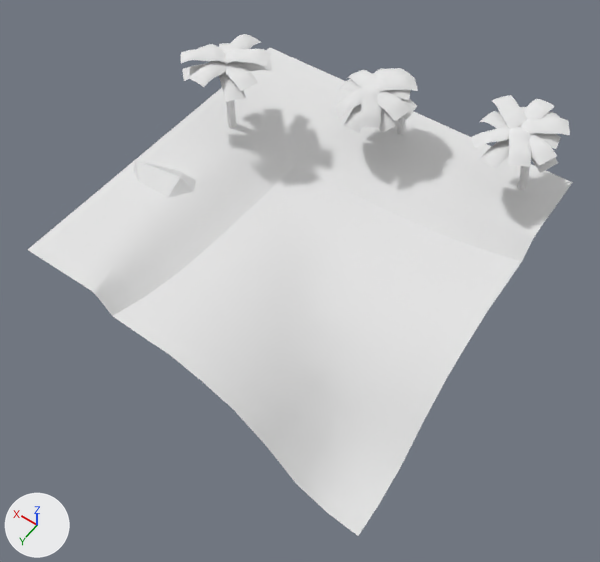
An edit to the OBJ model Project_ThirdPerson/mge_v18_student_version/assets/ThirdPerson/models/Sand_Tile_Inverse_Corner_1.obj, drawn before and after from the same camera.
The view is the same before and after, from a 50 mm camera at (-0.822, 1.19, 1.762) aimed at (-0.048, 0.107, 0.06). Every picture has the same lights, and +X, +Y and +Z are marked at lower left. Where no turn or scale is listed for an object, it has been applied to the vertices.

The first picture shows 'Sand_Tile_Inverse_Corner_1'.
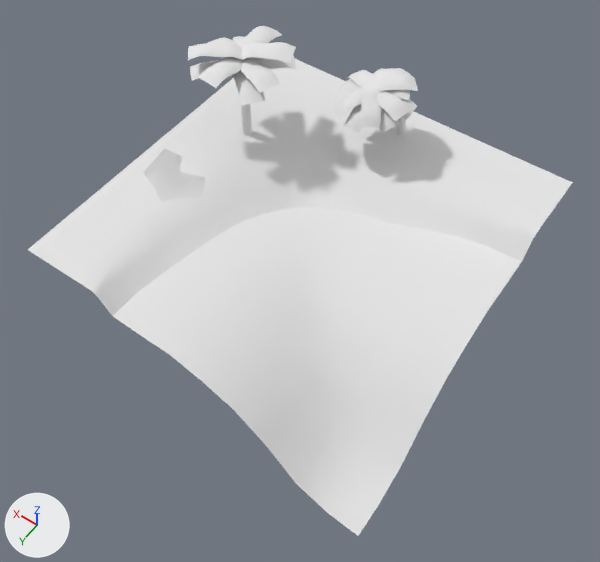
Boxes [x1, y1, x2, y2] around the edits, measured in the pictures (600 x 562 px; the box of a moved part takes in the faces that stretch with it):
'Sand_Tile_Inverse_Corner_1', reshaped: before [28, 34, 573, 536]; after [28, 26, 573, 536]
part 1 of me_sand_tile_inverse_corner_1, deleted: before [471, 95, 570, 190]
part 2 of me_sand_tile_inverse_corner_1, moved or reshaped: before [80, 34, 543, 383]; after [80, 26, 543, 383]

Diff of the bpy script that builds the scene:
```diff
--- a/Project_ThirdPerson/mge_v18_student_version/assets/ThirdPerson/models/Sand_Tile_Inverse_Corner_1.obj.py
+++ b/Project_ThirdPerson/mge_v18_student_version/assets/ThirdPerson/models/Sand_Tile_Inverse_Corner_1.obj.py
@@ me_sand_tile_inverse_corner_1 @@
 # used by ob_sand_tile_inverse_corner_1; location = (0.0, 0.0, 0.0)
-me_sand_tile_inverse_corner_1.from_pydata(...)  # 2235 vertices, 3220 faces; spans x -0.501..0.499, y -0.5..0.5, z -0.187..0.449
+me_sand_tile_inverse_corner_1.from_pydata(...)  # 1521 vertices, 2212 faces; spans x -0.501..0.499, y -0.5..0.5, z -0.187..0.486
+# me_sand_tile_inverse_corner_1 part 1: 14 loose pieces with 712 vertices, spanning x -0.483..-0.257, y -0.483..-0.249, z 0.174..0.434, are deleted
+# me_sand_tile_inverse_corner_1 part 2: 642 vertices moved from x -0.41..0.489, y -0.293..0.41, z 0.001..0.449 to x -0.445..0.484, y -0.295..0.407, z 0.029..0.486; 4 vertices removed from x 0.303..0.476, y 0.17..0.279, z 0.096..0.137; 2 vertices added at x 0.243..0.476, y 0.105..0.17, z 0.163..0.167
 me_sand_tile_inverse_corner_1.materials.append(mat_initialshadinggroup)
```
